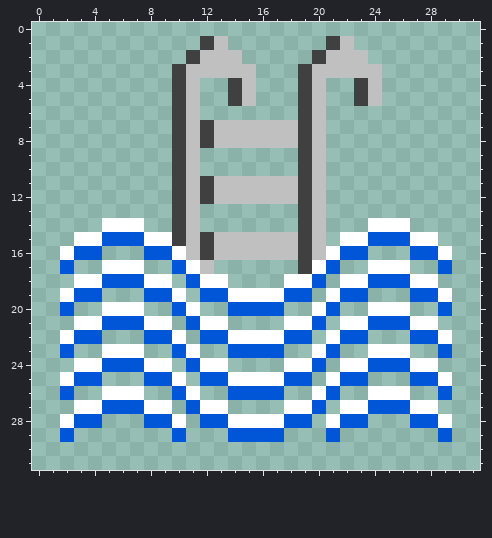
Two states of a pixel-art sprite, icons/Freibad.png. The first picture shows the starting point.
The file is 32x32 pixels. The old version is drawn lined up with the new one.
The result:
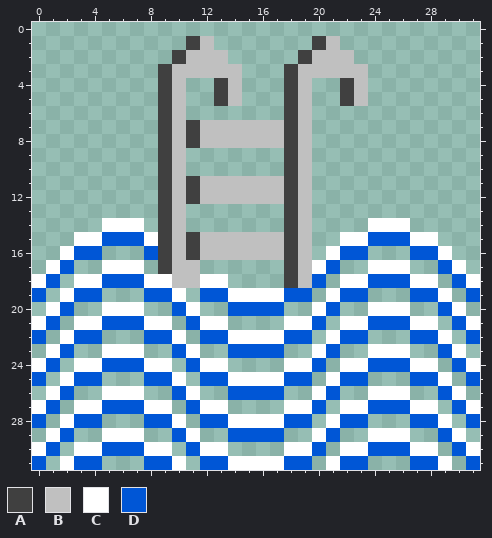
Palette (. is transparent): A #404040  B #c0c0c0  C #ffffff  D #0056d6
What changed:
whole drawing moved by +0,-1 (the old picture is shown already moved)
The edit adds colour A in row 1 at x 11 and 20; in row 2 at x 10 and 19; in row 3 at x 9 and 18; in rows 4 to 5 at x 9, 13, 18 and 22; in row 6 at x 9 and 18; in rows 7 to 8 at x 9.
The edit adds colour A in rows 9 to 10 at x 9 and 18; in rows 11 to 12 at x 9; in rows 13 to 14 at x 9 and 18; in row 17 at x 9 and 18.
Colour B gives way to colour A in rows 7 to 8 at x 11 and 18; in rows 11 to 12 at x 11 and 18; in rows 15 to 16 at x 11 and 18.
Colour C gives way to colour A in row 15 at x 9; in row 18 at x 18.
Colour D gives way to colour A in row 16 at x 9.
The edit adds colour B in row 18 at x 10.
Colour A gives way to colour B in row 1 at x 12 and 21; in row 2 at x 11 and 20; in row 3 at x 10 and 19; in rows 4 to 5 at x 10, 14, 19 and 23; in row 6 at x 10 and 19; in rows 7 to 8 at x 10, 12 and 19.
Colour A gives way to colour B in rows 9 to 10 at x 10 and 19; in rows 11 to 12 at x 10, 12 and 19; in rows 13 to 14 at x 10 and 19; in row 15 at x 10, 12 and 19; in row 16 at x 12 and 19; in row 17 at x 19.
Colour C gives way to colour B in row 16 at x 10; in row 17 at x 11; in row 18 at x 19.
Colour D gives way to colour B in row 17 at x 10; in row 18 at x 11.
The edit adds colour C in row 17 at x 1 and 30; in row 18 at x 0 and 31; in row 20 at x 1 and 30; in row 21 at x 0 and 31; in row 23 at x 1 and 30; in row 24 at x 0 and 31.
The edit adds colour C in row 26 at x 1 and 30; in row 27 at x 0 and 31; in row 29 at x 1, 5 to 7, 11, 20, 24 to 26 and 30; in row 30 at x 0, 3 to 4, 8 to 9, 12 to 13, 18 to 19, 22 to 23, 27 to 28 and 31; in row 31 at x 2, 10, 14 to 17, 21 and 29.
The edit adds colour D in row 18 at x 1 and 30; in row 19 at x 0 and 31; in row 21 at x 1 and 30; in row 22 at x 0 and 31; in row 24 at x 1 and 30; in row 25 at x 0 and 31.
The edit adds colour D in row 27 at x 1 and 30; in row 28 at x 0 and 31; in row 30 at x 1, 5 to 7, 11, 20, 24 to 26 and 30; in row 31 at x 0, 3 to 4, 8 to 9, 12 to 13, 18 to 19, 22 to 23, 27 to 28 and 31.
The edit erases colour B in row 1 at x 13 and 22; in row 2 at x 14 and 23; in row 3 at x 15 and 24; in rows 4 to 5 at x 11, 15, 20 and 24; in row 6 at x 11 and 20; in rows 7 to 8 at x 20.
The edit erases colour B in rows 9 to 10 at x 11 and 20; in rows 11 to 12 at x 20; in rows 13 to 14 at x 11 and 20; in rows 15 to 16 at x 20; in row 17 at x 12.
Changed places in both pictures, as pixel boxes (x1, y1, x2, y2):
changed: (32, 36, 480, 470)
